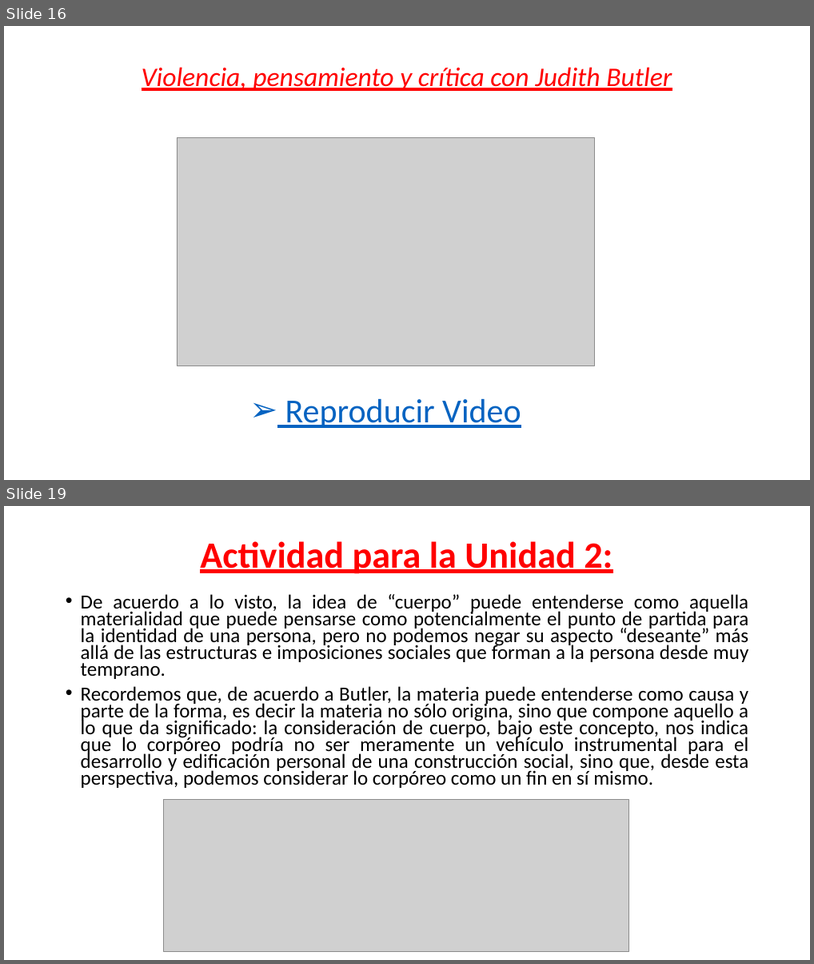
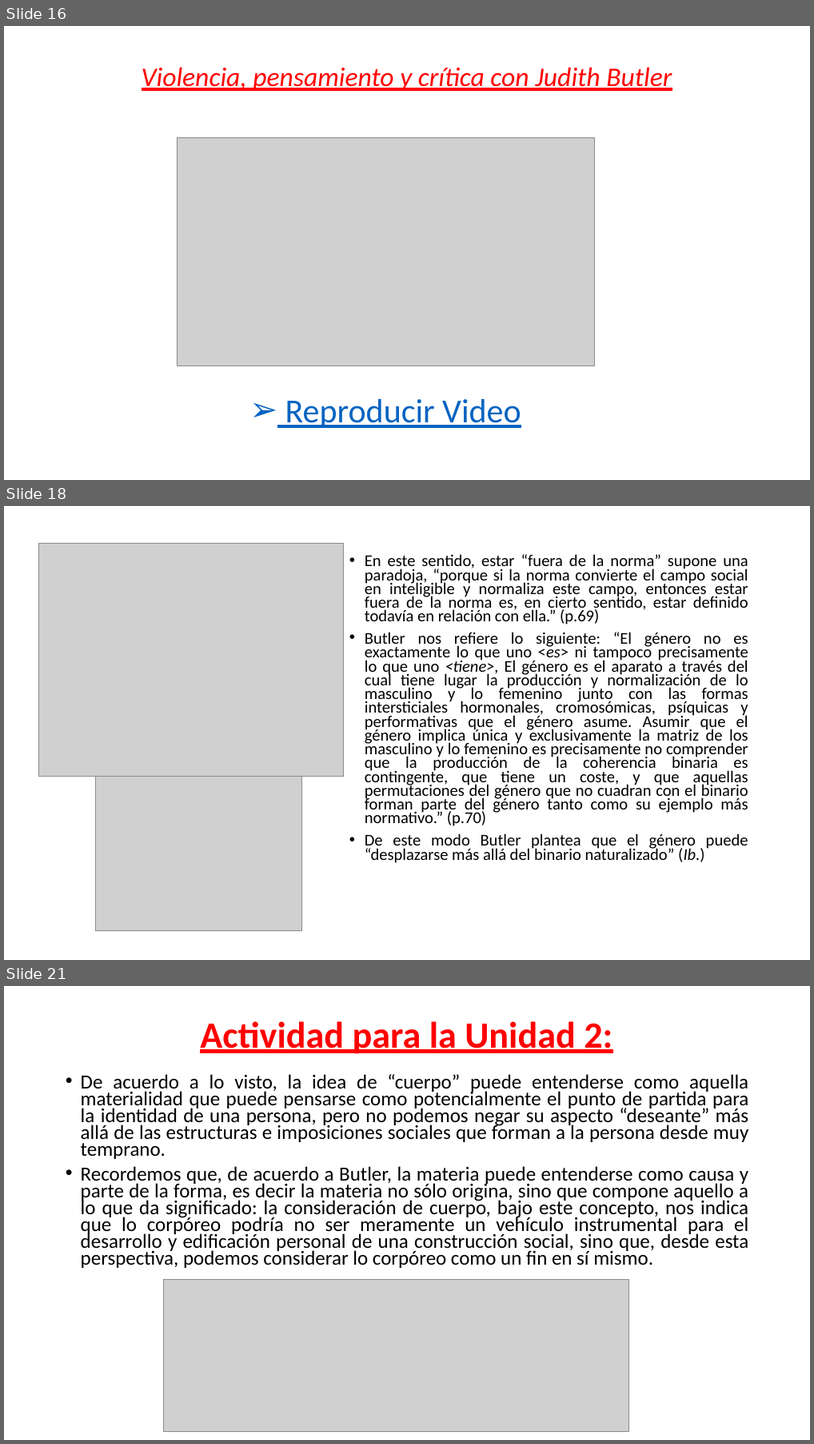
Before and after one commit to zaboltar/zaboltar.github.io, a slide deck: assets uarm/2019 sol-penscri-justfilpol/S E B Ago2019/J Butler UNIDAD 2.pptx. Shown one above the other, each under a label of ours: slides 16 and 19 before the commit, slides 16, 18 and 21 after it; the slides between them are not shown. The pictures are 814x964 and 814x1444 pixels, drawn with LibreOffice and Linux fonts; fonts in the diff are those of the drawing; grey boxes stand for pictures. Boxes give left, top, right and bottom in pixels: in the first picture for what was removed or moved away, otherwise in the second. Text is boxed around its words. In the diff, an @@ line names an element or a change of style, - is before the commit and + after.

Commit message:
butler2

```diff
--- a/assets uarm/2019 sol-penscri-justfilpol/S E B Ago2019/J Butler UNIDAD 2.pptx
+++ b/assets uarm/2019 sol-penscri-justfilpol/S E B Ago2019/J Butler UNIDAD 2.pptx
@@ slide 18 added at box(4, 506, 810, 960), background #FFFFFF @@
@@ picture added at box(38, 543, 343, 776) @@
@@ text added at box(365, 554, 749, 863), 19.6 pt, text #000000 @@
+• En este sentido, estar “fuera de la norma” supone una paradoja, “porque si la norma convierte el campo social en inteligible y normaliza este campo, entonces estar fuera de la norma es, en cierto sentido, estar definido todavía en relación con ella.” (p.69)
+• Butler nos refiere lo siguiente: “El género no es exactamente lo que uno <es> ni tampoco precisamente lo que uno <tiene>, El género es el aparato a través del cual tiene lugar la producción y normalización de lo masculino y lo femenino junto con las formas intersticiales hormonales, cromosómicas, psíquicas y performativas que el género asume. Asumir que el género implica única y exclusivamente la matriz de los masculino y lo femenino es precisamente no comprender que la producción de la coherencia binaria es contingente, que tiene un coste, y que aquellas permutaciones del género que no cuadran con el binario forman parte del género tanto como su ejemplo más normativo.” (p.70)
+• De este modo Butler plantea que el género puede “desplazarse más allá del binario naturalizado” (Ib.)
@@ picture added at box(95, 776, 302, 931) @@
@@ what was slide 19 is now slide 21 @@
```
Also in this commit, not shown: 2 slides changed, 3 other slides added, 1 slide removed.
